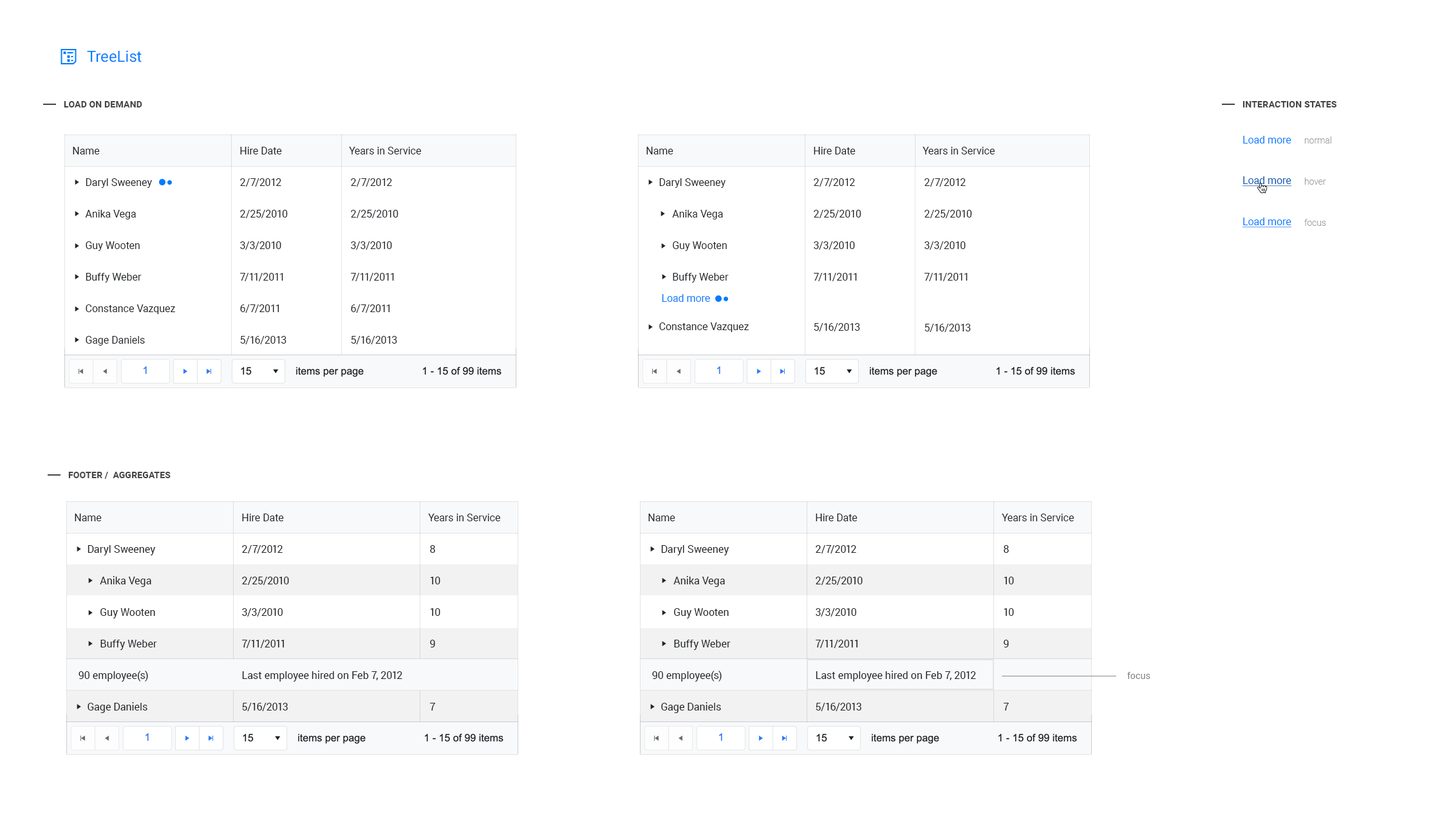
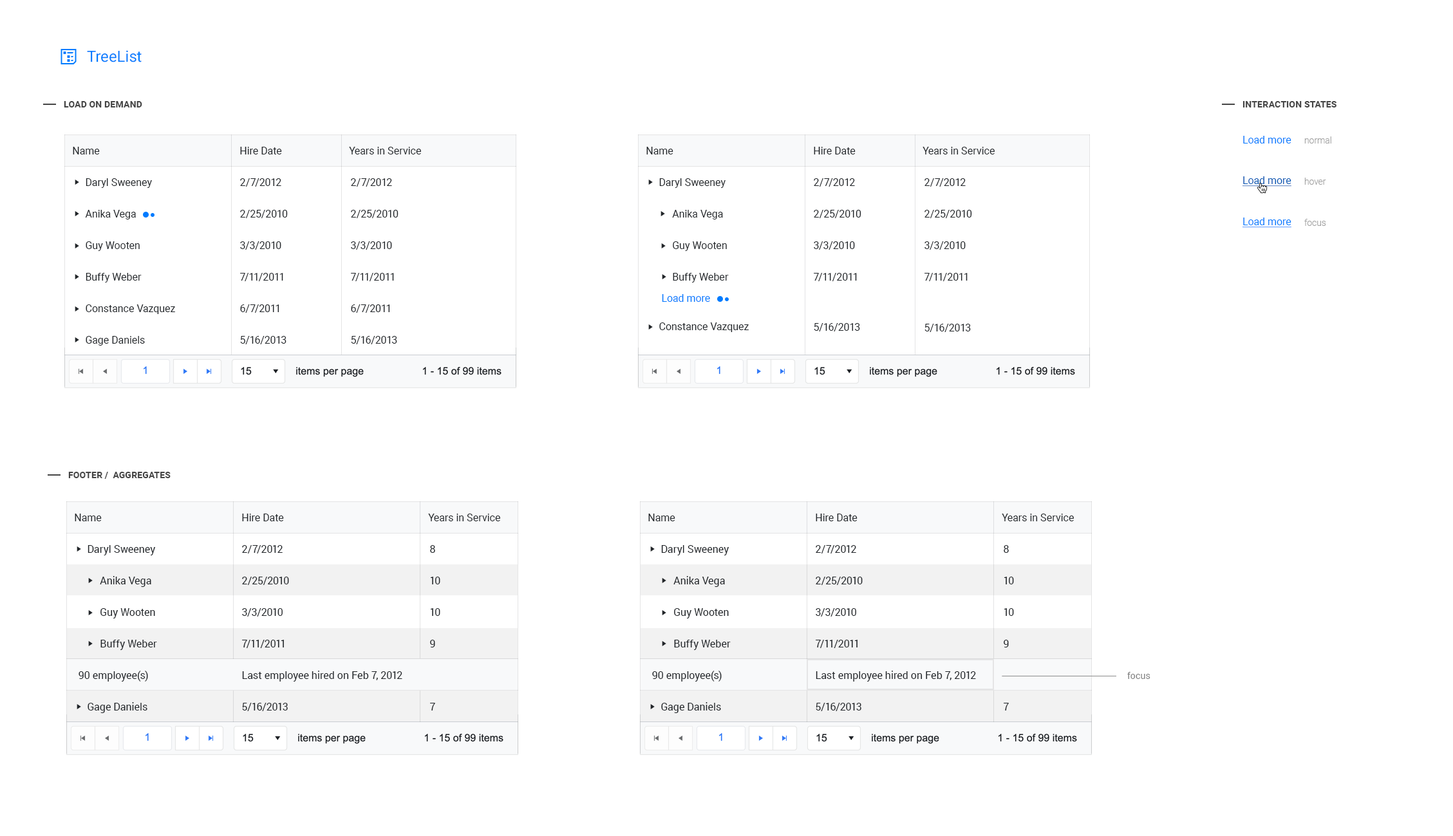
Two versions of the same layered image (1453x836). Layer-by-layer changes:
painted on "Ellipse 1 copy" (1st of 2, in "TreeList" › "loader") over (150, 180, 172, 217)
painted on "Ellipse 1" (1st of 2, in "TreeList" › "loader") over (142, 178, 166, 218)
added group "loader" (3rd of 3, in "TreeList" › "loader") with 2 layers in group "loader" over (717, 296, 729, 302)
moved "Ellipse 1 copy" (2nd of 2, in "TreeList" › "loader" › "loader") into group "loader", painted on it over (723, 296, 729, 302)
moved "Ellipse 1" (2nd of 2, in "TreeList" › "loader" › "loader") into group "loader", painted on it over (715, 295, 724, 302)
